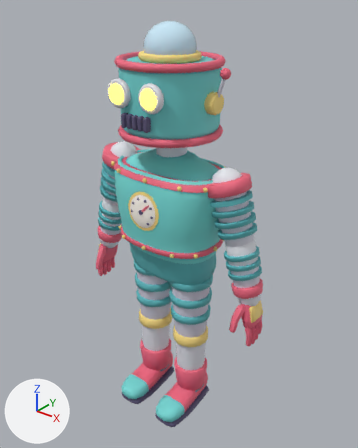
The glTF model art/models/operator_windup.glb as it was, and as the next commit left it.
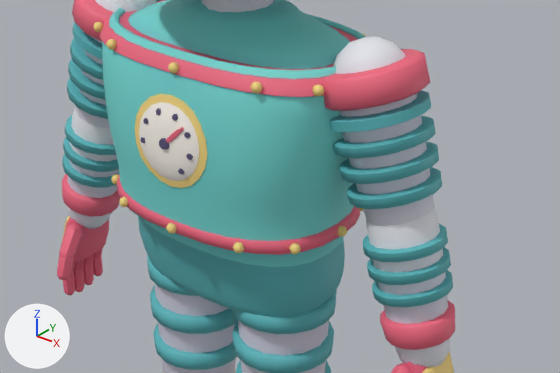
Old and new are each drawn whole from a camera (50 mm lens) standing at (1.366, -1.653, 2.072) and looking at (-0.008, 0.063, 1.008) and again close up on the part from 20% to 86% of the width and 34% to 69% of the height. The lights are fixed; the arrows at lower left show +X, +Y and +Z. The last two pictures show the newer version. Vertices at exactly the same position are counted once.

The scene before the commit, as lines of its bpy script (objects in view):
```python
me_body = bpy.data.meshes.new('Body')
me_body.from_pydata(...)  # 10554 vertices, 20510 faces; spans x -0.5..0.5, y -0.25..0.34, z 0.0..1.94
# faces by material slot: [168, 360, 424, 19558]
me_body.materials.append(mat_bulb)
me_body.materials.append(mat_fxglassdome)
me_body.materials.append(mat_eyelamp)
me_body.materials.append(mat_opbody)
ob_body = bpy.data.objects.new('Body', me_body)
ob_body.location = (0.0, 0.0, 0.0)
```
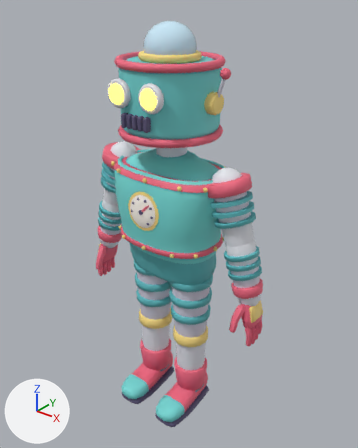
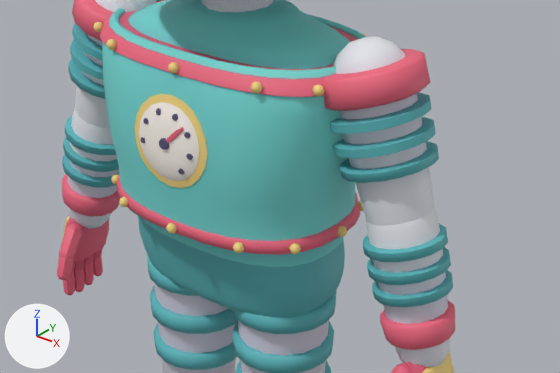
The change in detail:
me_body is used by ob_body; location (0.0, 0.0, 0.0).
me_body had 10554 vertices, 20510 faces and spanned x -0.5..0.5, y -0.25..0.34, z 0.0..1.94.
me_body now has 10426 vertices, 20262 faces and spans x -0.5..0.5, y -0.25..0.34, z 0.0..1.94.
me_body part 1: the loose piece of 64 vertices spanning x 0.28..0.45, y -0.09..0.09, z 1.08..1.15 is deleted.
me_body part 2: the loose piece of 64 vertices spanning x -0.45..-0.28, y -0.09..0.09, z 1.08..1.15 is deleted.
me_body part 3: 425 kept faces spanning x -0.45..0.45, y -0.09..0.1, z 0.98..1.31 get new vertex colours; the middle colour goes from white #dbdae7 to white #e3e3ed.
Other edits to the shape of me_body do not show in these pictures.

Changed parts and their boxes [x1, y1, x2, y2] in the close-ups (560 x 373 px):
part 1 of me_body, deleted
    before: [347, 167, 442, 209]
part 2 of me_body, deleted
    before: [67, 78, 108, 119]
part 3 of me_body, recoloured
    both: [74, 53, 434, 231]
